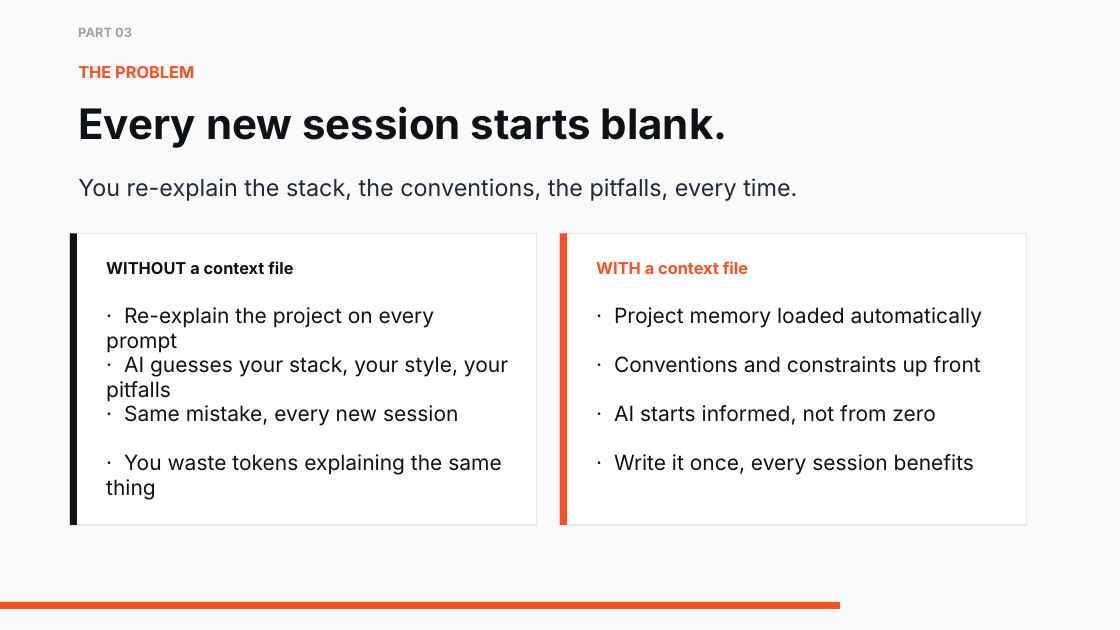
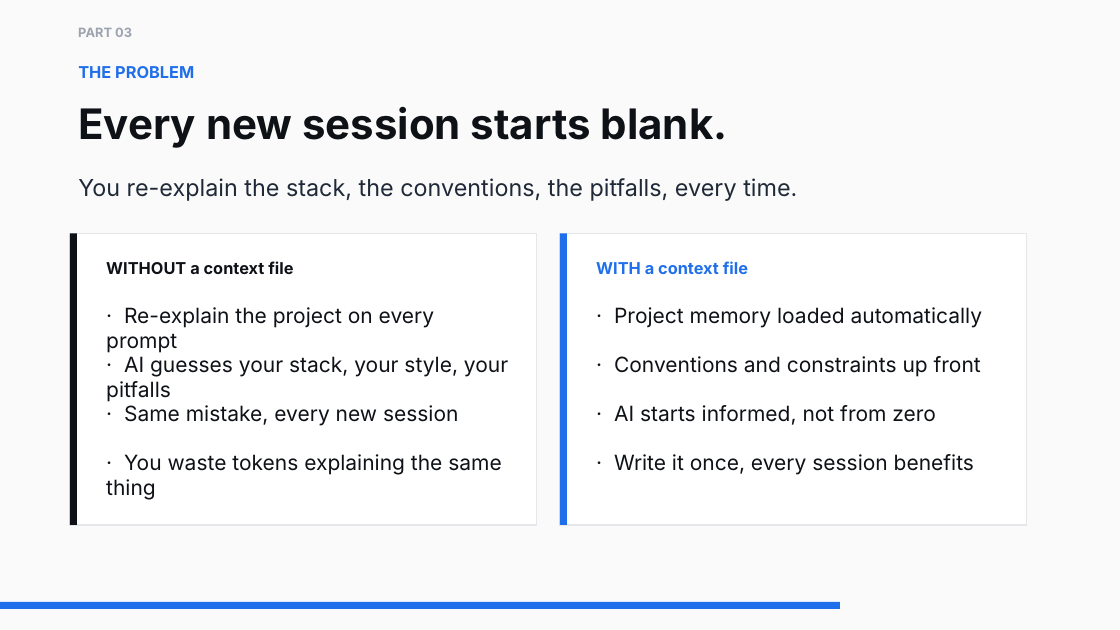
Before and after one commit to kbagher/agentic-coding-workshop, a slide deck: slide 10 of Agentic Coding.pptx. Drawn at 1120x630 pixels with LibreOffice and Linux fonts; fonts in the diff are those of the drawing. Boxes give left, top, right and bottom in pixels: in the first picture for what was removed or moved away, otherwise in the second. Text is boxed around its words. In the diff, an @@ line names an element or a change of style, - is before the commit and + after.

```diff
--- a/Agentic Coding.pptx
+++ b/Agentic Coding.pptx
@@ text "THE PROBLEM" at [78, 66, 194, 78]: text colour #FF4F1F to #1F6FEB @@
@@ rectangle at [560, 234, 567, 525]: fill #FF4F1F to #1F6FEB @@
@@ text "WITH a context file" at [596, 261, 748, 274]: text colour #FF4F1F to #1F6FEB @@
@@ rectangle at [0, 602, 840, 609]: fill #FF4F1F to #1F6FEB @@
```
Also in this commit, not shown: 22 other slides changed, 9 other files.
